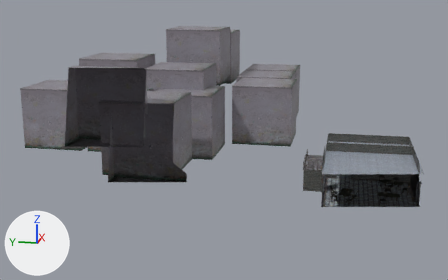
The glTF model Assets/Meshes/restaurant.glb as it was, and as the next commit left it.
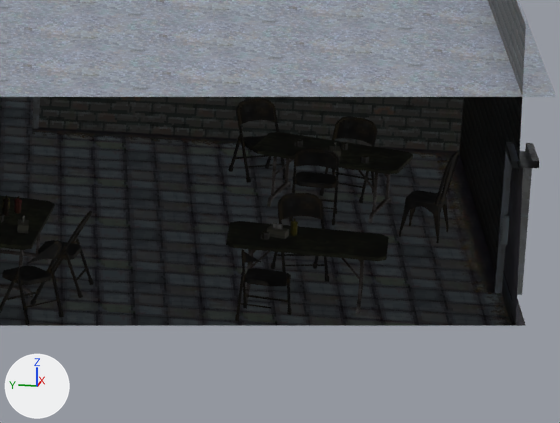
Each version is shown whole from a camera (50 mm lens) standing at (-72.7, 2.8, 21.6) and looking at (-0.5, 17.2, 3.5), then close up on the part from 77% to 95% of the width and 57% to 79% of the height. The axes (+X, +Y, +Z) are drawn at lower left. The lights are the same throughout. Everything nearer to the camera than a plane just in front of the edit is cut away. Where no turn or scale is listed for an object, it has been applied to the vertices.
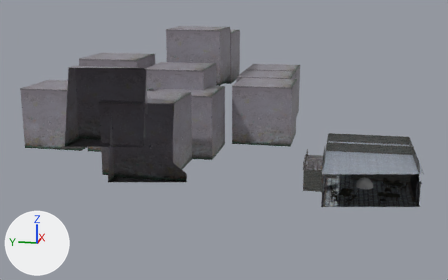
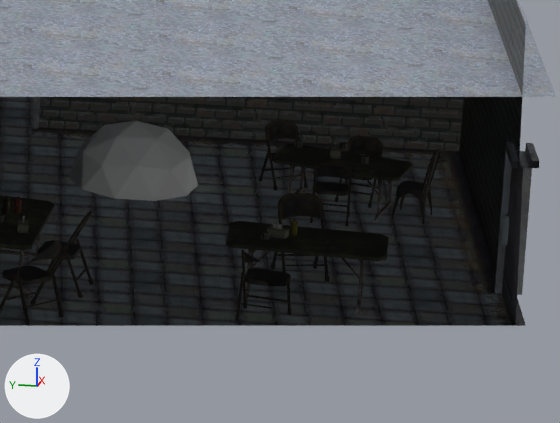
Edits to the bpy script that builds the scene:
```text
Add me_icosphere:
    me_icosphere.from_pydata(...)  # an icosphere of 80 faces spanning x -0.95..0.95, y -1.0..1.0, z -1.0..1.0
Change ob_cube_001:
    ob_cube_001.location: (-5.21, -2.56, 0.84) -> (-5.34, -2.71, 0.74)
    ob_cube_001.scale: (0.287, 0.287, 0.287) -> (0.252, 0.252, 0.252)
Change ob_cube_008:
    ob_cube_008.location: (-5.83, -2.29, 0.58) -> (-5.91, -2.53, 0.48)
    ob_cube_008.scale: (0.287, 0.287, 0.287) -> (0.238, 0.238, 0.238)
Change ob_cube_009:
    ob_cube_009.location: (-4.77, -2.83, 0.58) -> (-5.03, -2.99, 0.48)
    ob_cube_009.scale: (0.287, 0.287, 0.287) -> (0.238, 0.238, 0.238)
Change ob_cube_011:
    ob_cube_011.location: (-4.05, -1.58, 0.58) -> (-4.44, -1.95, 0.48)
    ob_cube_011.scale: (0.287, 0.287, 0.287) -> (0.238, 0.238, 0.238)
Change ob_plane_001:
    ob_plane_001.location: (-6.46, -3.89, 0.39) -> (-5.61, -3.78, 0.32)
    ob_plane_001.scale: (0.287, 0.287, 0.287) -> (0.238, 0.238, 0.238)
Add ob_icosphere:
    ob_icosphere = bpy.data.objects.new('Icosphere', me_icosphere)
    ob_icosphere.location = (-4.61, 0.41, 0.0)
```

Where the change shows, as pixel boxes [x1, y1, x2, y2] in the close-ups (560 x 423 px):
'Icosphere', added
    after: [69, 120, 198, 201]
'Cube.001', moved, rescaled (12% narrower, 12% shorter)
    before: [253, 132, 413, 223]
    after: [272, 144, 413, 224]
'Cube.011', moved, rescaled (15% narrower, 16% shorter)
    before: [228, 98, 286, 183]
    after: [259, 120, 308, 191]
'Cube.008', moved, rescaled (16% narrower, 17% shorter)
    before: [289, 148, 339, 225]
    after: [310, 162, 352, 226]
'Plane.001', moved, rescaled (16% narrower, 17% shorter)
    before: [399, 152, 459, 243]
    after: [391, 149, 441, 224]
'Cube.009', moved, rescaled (18% narrower, 16% shorter)
    before: [319, 116, 378, 203]
    after: [335, 135, 383, 208]
